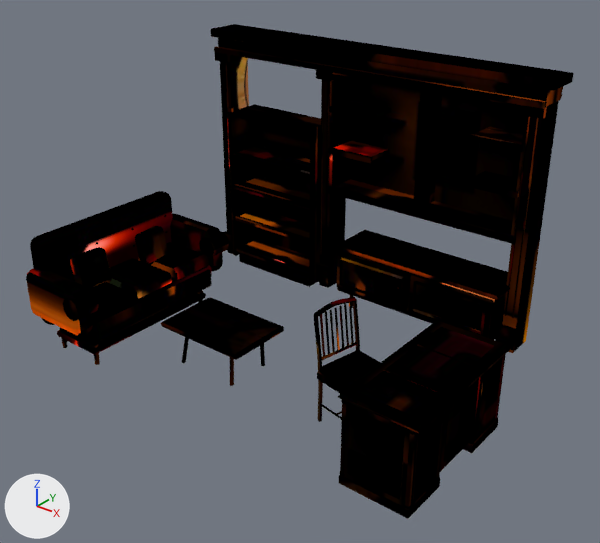
The glTF model src/assets/room/furniture.glb: old version first, new version second.
The view is the same before and after, from a 50 mm lens placed at (4.16, -5.06, 3.96), pointed at (0.2, -0.12, 0.9). Arrows for +X, +Y and +Z are at lower left; the lights stay in place. The first picture is the older version. Vertices at exactly the same position are counted once.

The first picture shows 'furniture'.
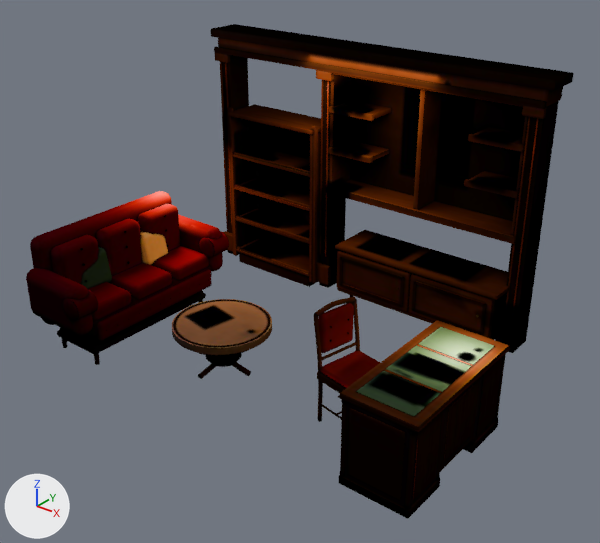
Where the change shows, as pixel boxes [x1, y1, x2, y2] in the pictures (600 x 543 px; the box of a moved part takes in the faces that stretch with it):
part 1 of me_cube_158, added: after [173, 300, 270, 347]
part 2 of me_cube_158, added: after [51, 235, 99, 284]
part 3 of me_cube_158, rebuilt (19% narrower, 11% shorter): before [161, 297, 284, 360]; after [172, 299, 272, 355]
part 4 of me_cube_158, added: after [199, 353, 251, 376]
part 5 of me_cube_158, added: after [198, 350, 248, 379]
part 6 of me_cube_158, added (mostly hidden): after [213, 354, 235, 361]
part 7 of me_cube_158, added: after [205, 352, 242, 367]
part 8 of me_cube_158, deleted: before [230, 357, 234, 386]
part 9 of me_cube_158, deleted: before [260, 343, 265, 366]
part 10 of me_cube_158, deleted: before [182, 337, 189, 363]
part 11 of me_cube_158, deleted: before [334, 308, 340, 350]
part 12 of me_cube_158, moved or reshaped (not visible before): after [96, 204, 180, 276]
part 13 of me_cube_158, moved or reshaped: before [319, 301, 381, 389]; after [318, 303, 380, 388]
part 14 of me_cube_158, surface changed: [26, 28, 565, 507] in both

The change, as a list of edits to the scene's bpy script:
```text
Change me_cube_158:
    used by ob_furniture; location = (-1.12, 1.42, 0.9)
    remove me_cube_158.from_pydata(...)  # 32374 vertices, 63836 faces; spans x -0.82..3.16, y -2.95..0.06, z -0.9..1.61
    add me_cube_158.from_pydata(...)  # 34376 vertices, 67844 faces; spans x -0.82..3.16, y -2.95..0.06, z -0.9..1.61
    me_cube_158 part 1: a new loose piece, a torus around z (ring radius 0.405, tube radius 0.012) spanning x 0.423..1.257, y -2.427..-1.593, z -0.469..-0.447, in mat_furniture_baked_unlit
    me_cube_158 part 2: the loose piece of 216 vertices spanning x -0.48..-0.28, y -2.57..-2.23, z -0.34..0.0 is copied, and the copy is multiplied about its middle by the matrix ((1.395, -0.112, 0.313), (0.104, 1.294, 0.0), (-0.32, 0.026, 1.437)), then moved by (-0.04, -0.12, 0.06); it spans x -0.51..-0.33, y -2.74..-2.3, z -0.35..0.14
    me_cube_158 part 3: the loose piece of 198 vertices spanning x 0.39..1.29, y -2.32..-1.7, z -0.52..-0.47 is rebuilt with 256 vertices and now spans x 0.41..1.27, y -2.44..-1.58, z -0.52..-0.45
    me_cube_158 part 4: a new loose piece of 142 vertices spanning x 0.54..1.14, y -2.03..-1.99, z -0.88..-0.78, in mat_furniture_baked_unlit
    me_cube_158 part 5: a new loose piece of 142 vertices spanning x 0.82..0.86, y -2.31..-1.71, z -0.88..-0.78, in mat_furniture_baked_unlit
    me_cube_158 part 6: a new loose piece of 128 vertices spanning x 0.74..0.94, y -2.11..-1.91, z -0.81..-0.54, in mat_furniture_baked_unlit
    me_cube_158 part 7: a new loose piece of 128 vertices spanning x 0.68..1.0, y -2.17..-1.85, z -0.83..-0.78, in mat_furniture_baked_unlit
    me_cube_158 part 8: the loose piece of 72 vertices spanning x 1.08..1.15, y -2.24..-2.15, z -0.87..-0.52 is deleted
    me_cube_158 part 9: the loose piece of 72 vertices spanning x 1.08..1.15, y -1.84..-1.78, z -0.87..-0.52 is deleted
    me_cube_158 part 10: the loose piece of 72 vertices spanning x 0.53..0.61, y -2.24..-2.15, z -0.87..-0.52 is deleted
    me_cube_158 part 11: the loose piece of 24 vertices spanning x 1.97..2.03, y -1.94..-1.91, z -0.32..0.03 is deleted
    me_cube_158 part 12: 265 vertices removed from x -0.5..-0.47, y -1.4..-1.38, z -0.36..-0.34; 431 vertices added at x -0.51..-0.33, y -2.25..-1.32, z -0.35..0.14
    me_cube_158 part 13: 75 vertices moved within x 1.95..2.37, y -2.22..-1.72, z -0.44..0.03; 183 vertices removed from x 1.94..2.46, y -2.22..-1.72, z -0.44..0.03; 217 vertices added at x 1.92..2.45, y -2.22..-1.72, z -0.44..0.03
    me_cube_158 part 14: 55097 kept faces spanning x -0.82..3.16, y -2.95..0.06, z -0.9..1.61 get new texture (UV) coordinates
    other edits to the shape of me_cube_158 do not show in these pictures
```
